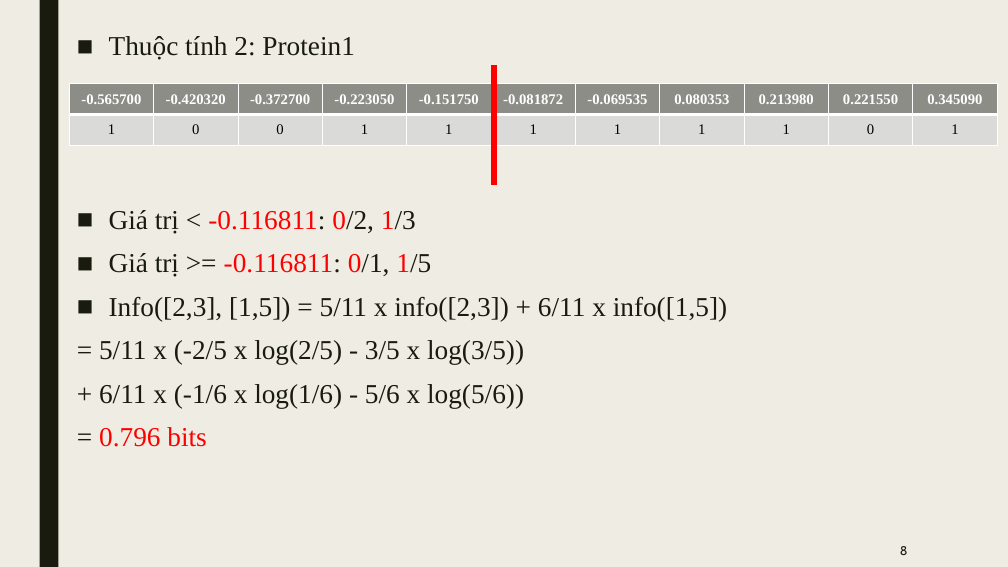
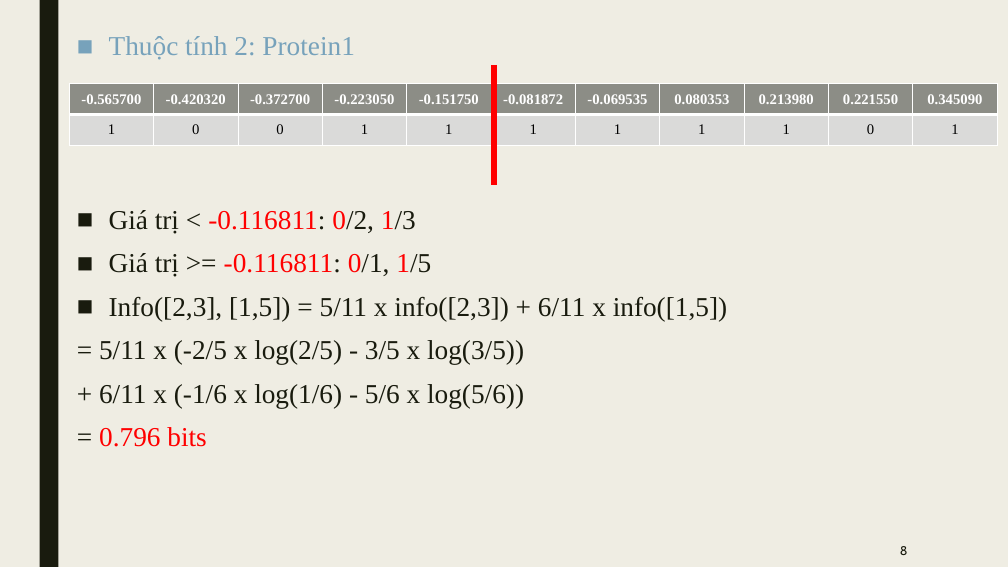
Before and after one commit to eamunt/Machine-learning-Github, a slide deck: slide 8 of Real_Breast_Cancer_Data.pptx. Drawn at 1008x567 pixels with LibreOffice and Linux fonts; fonts in the diff are those of the drawing. Boxes give left, top, right and bottom in pixels: in the first picture for what was removed or moved away, otherwise in the second. Text is boxed around its words. In the diff, an @@ line names an element or a change of style, - is before the commit and + after.

```diff
--- a/Real_Breast_Cancer_Data.pptx
+++ b/Real_Breast_Cancer_Data.pptx
@@ text at [109,36,354,60]: text colour #191B0E to #77A2BB in "Thuộc tính 2: Protein1" @@
```
Also in this commit, not shown: 13 other slides changed.
